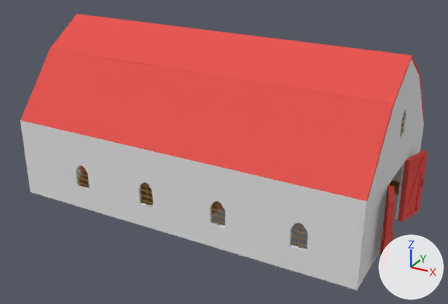
Before and after pictures for a commit that changed the Blender file Baú -Modelos_3D/Cenários/Floresta/Celeiro_Floresta.blend.
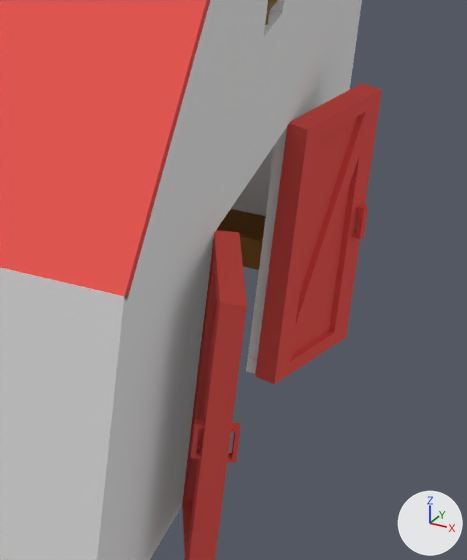
The first picture shows the older version from a 50 mm lens placed at (14.0, -25.3, 14.8), pointed at (0.5, -0.7, 2.5). The close-ups show both versions on the part from 75% to 100% of the width and 43% to 87% of the height of that picture; other places that the commit changed are outside them. Lighting does not change. The marker at lower right points along +X, +Y and +Z.

Objects in the first close-up: 'Bebedouro', 'ParedeCeleiro', 'ParedeCeleiro.001', 'ParedeCeleiro.002', 'Portao', 'Portao.001', 'TelhadoCeleiro.002'.
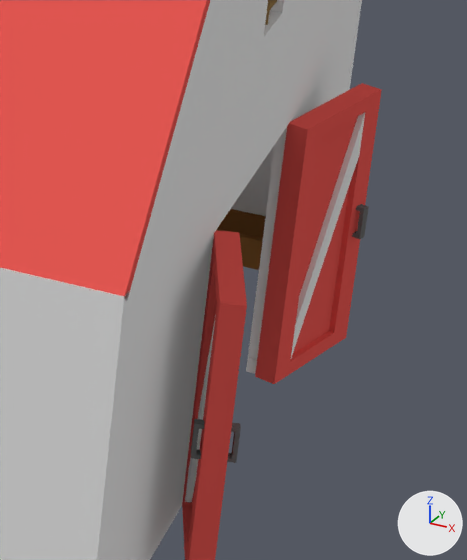
Location of each change, [x1, y1, x2, y2] in pixels of the close-ups (467 x 560 px):
part 1 of me_cube_182, recoloured: [291, 112, 365, 357] in both
part 2 of me_cube_182, recoloured: [352, 204, 369, 239] in both
part 3 of me_cube_019, recoloured (red to grey): [185, 315, 216, 502] in both
part 4 of me_cube_019, recoloured: [191, 419, 204, 459] in both
part 5 of me_cube_019, recoloured: [227, 423, 241, 463] in both

What the commit changed:
me_cube_182 has 160 vertices, 91 faces and spans x -17.8..-15.53, y 3.49..7.36, z -3.34..3.81.
me_cube_182 is used by ob_portao_001; location (14.76, -0.01, 1.35); scale (0.337, 0.404, 0.444).
me_cube_182 part 1: 6 of the faces centred in x -17.1..-16.41, y 5.34..5.51, z -0.36..0.72 switch from mat_material_001 (red #e75953) to mat_material_madeira_escura (white #e7e7e7).
me_cube_182 part 2: all 8 faces centred in x -15.79..-15.58, y 6.68..6.92, z -0.19..0.67 switch from mat_material_001 (red #e75953) to mat_material_007 (dark grey #696969).
me_cube_019 has 160 vertices, 91 faces and spans x -17.8..-15.53, y -7.36..-3.49, z -3.34..3.81.
me_cube_019 is used by ob_portao; location (14.76, -0.01, 1.35); scale (0.337, 0.404, 0.444).
me_cube_019 part 3: 6 of the faces centred in x -17.1..-16.41, y -5.51..-5.34, z -0.36..0.72 switch from mat_material_001 (red #e75953) to mat_material_madeira_escura (white #e7e7e7).
me_cube_019 part 4: all 8 faces centred in x -16.8..-16.6, y -7.15..-6.91, z -0.19..0.67 switch from mat_material_001 (red #e75953) to mat_material_007 (dark grey #696969).
me_cube_019 part 5: all 8 faces centred in x -15.79..-15.58, y -6.92..-6.68, z -0.19..0.67 switch from mat_material_001 (red #e75953) to mat_material_007 (dark grey #696969).
